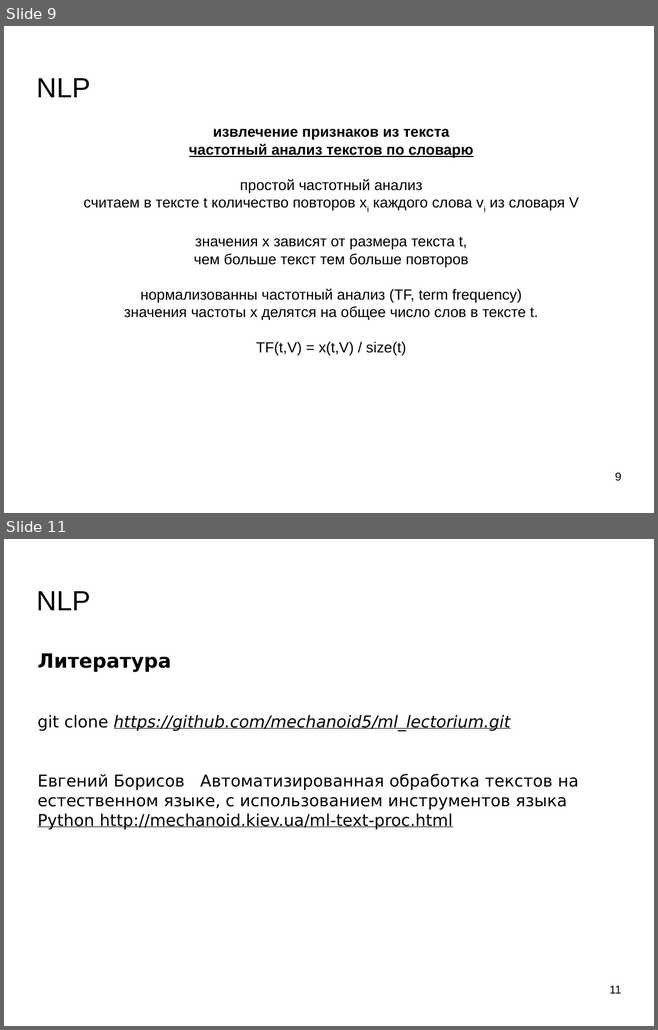
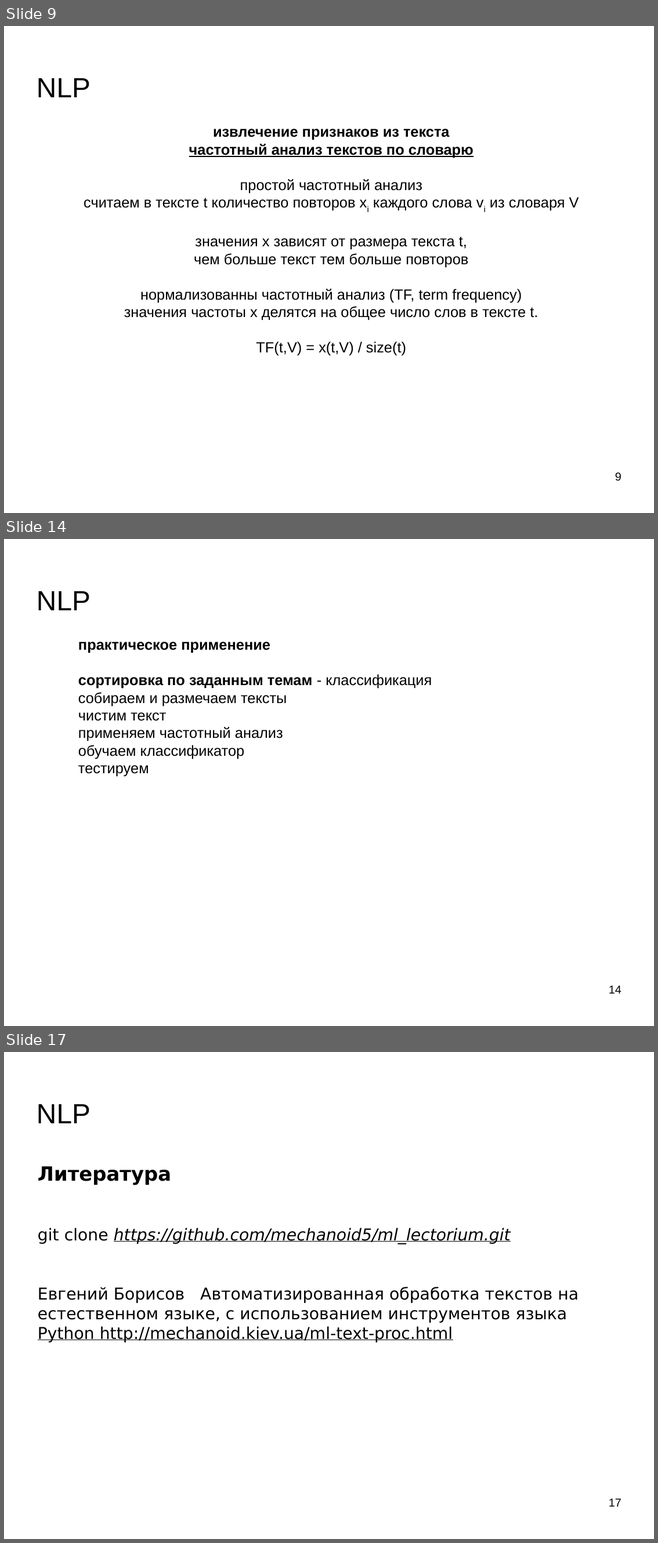
Before and after one commit to mechanoid5/ml_lectorium_legacy, a slide deck: 13-text-proc.odp. Shown one above the other, each under a label of ours: slides 9 and 11 before the commit, slides 9, 14 and 17 after it; the slides between them are not shown. The pictures are 658x1030 and 658x1543 pixels, drawn with LibreOffice and Linux fonts; fonts in the diff are those of the drawing; background and template pictures are left out. Boxes give left, top, right and bottom in pixels: in the first picture for what was removed or moved away, otherwise in the second. Text is boxed around its words. In the diff, an @@ line names an element or a change of style, - is before the commit and + after.

```diff
--- a/13-text-proc.odp
+++ b/13-text-proc.odp
@@ slide 14 added at (4, 539, 654, 1026), background picture (left out) @@
@@ title added at (36, 591, 90, 610), 33.9 pt, text #000000 @@
+NLP
@@ text added at (78, 642, 431, 777), 18 pt, text #000000 @@
+практическое применение
+сортировка по заданным темам - классификация
+собираем и размечаем тексты
+чистим текст
+применяем частотный анализ
+обучаем классификатор
+тестируем
@@ page number added at (608, 986, 621, 994), 14 pt, text #000000 @@
+14
@@ what was slide 11 is now slide 17 @@
@@ page number at (608, 1499, 621, 1507): text changed @@
-11
+17
```
Also in this commit, not shown: 6 slides changed, 5 other slides added, 7 other files.
